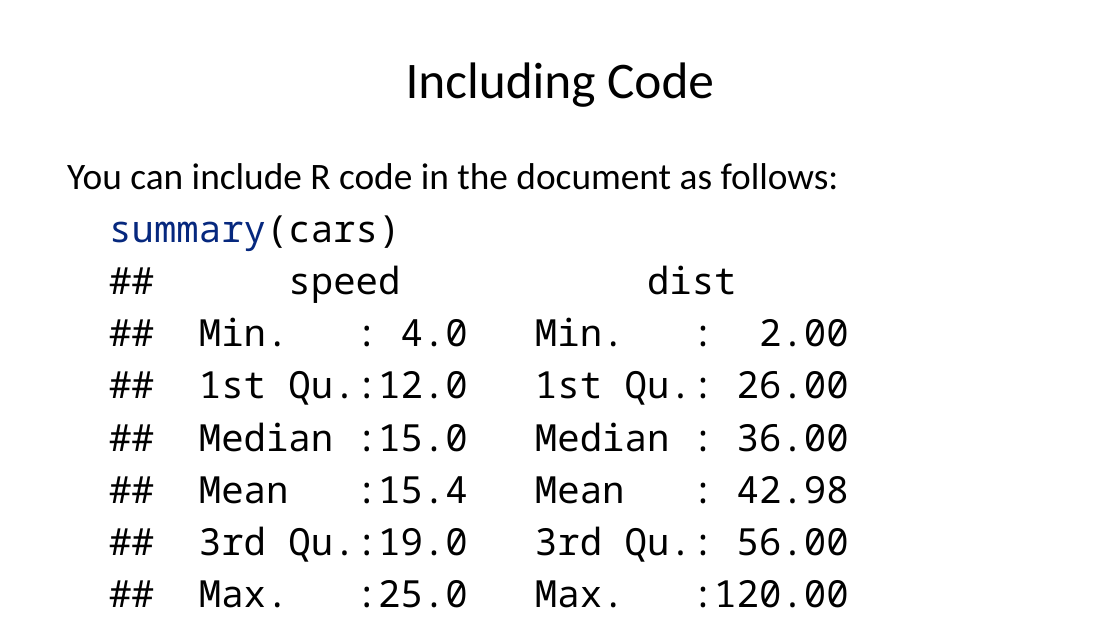
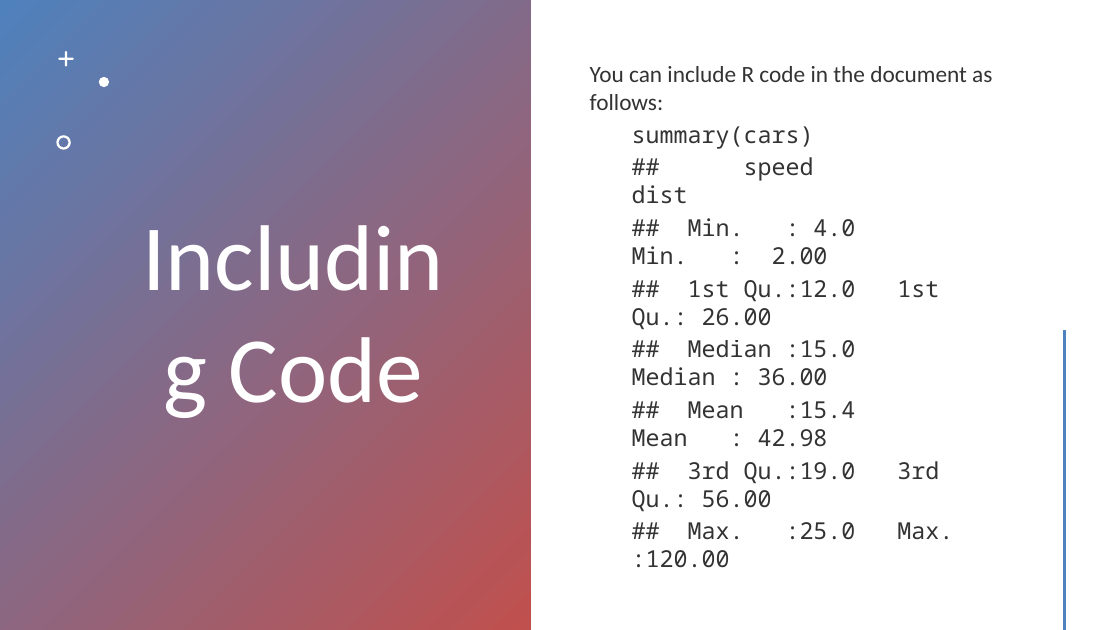
Before and after one commit to abedisaba/MachineLearning, a slide deck: slide 3 of Healthcare-Scenario-Healthy-Living-and-Wellness-Clustering-Exercise.pptx. Drawn at 1120x630 pixels with LibreOffice and Linux fonts; fonts in the diff are those of the drawing. Boxes give left, top, right and bottom in pixels: in the first picture for what was removed or moved away, otherwise in the second. Text is boxed around its words. In the diff, an @@ line names an element or a change of style, - is before the commit and + after.

```diff
--- a/Healthcare-Scenario-Healthy-Living-and-Wellness-Clustering-Exercise.pptx
+++ b/Healthcare-Scenario-Healthy-Living-and-Wellness-Clustering-Exercise.pptx
@@ rectangle added at <box>0,0,531,629</box>, fill gradient #4F81BD to #C0504D @@
@@ freeform shape added at <box>58,50,74,66</box>, fill #FFFFFF @@
@@ title "Including Code": place and size @@
-title "Including Code" at <box>406,62,714,107</box>
+title "Including Code" at <box>228,337,422,403</box>
@@ title "Including Code" at <box>228,337,422,403</box>: size 33 to 60 pt, text colour #000000 to #FFFFFF @@
@@ text "You can include R code ...": place and size @@
-text "You can include R code ..." at <box>67,163,849,608</box>
+text "You can include R code ..." at <box>590,66,992,568</box>
@@ text "You can include R code ..." at <box>590,66,992,568</box>: size 24 to 15 pt, text colour #000000 to #000000 at 80% opacity; text colour #06287E to #000000 at 80% opacity in "summary(cars)"; less space between paragraphs; vertical alignment top to middle @@
@@ freeform shape added at <box>99,77,109,87</box>, fill #FFFFFF @@
@@ freeform shape added at <box>56,136,71,150</box>, fill #FFFFFF @@
@@ line added from (1064, 332) to (1064, 629), #C0504D 2 pt @@
```
Also in this commit, not shown: 4 other slides changed.
